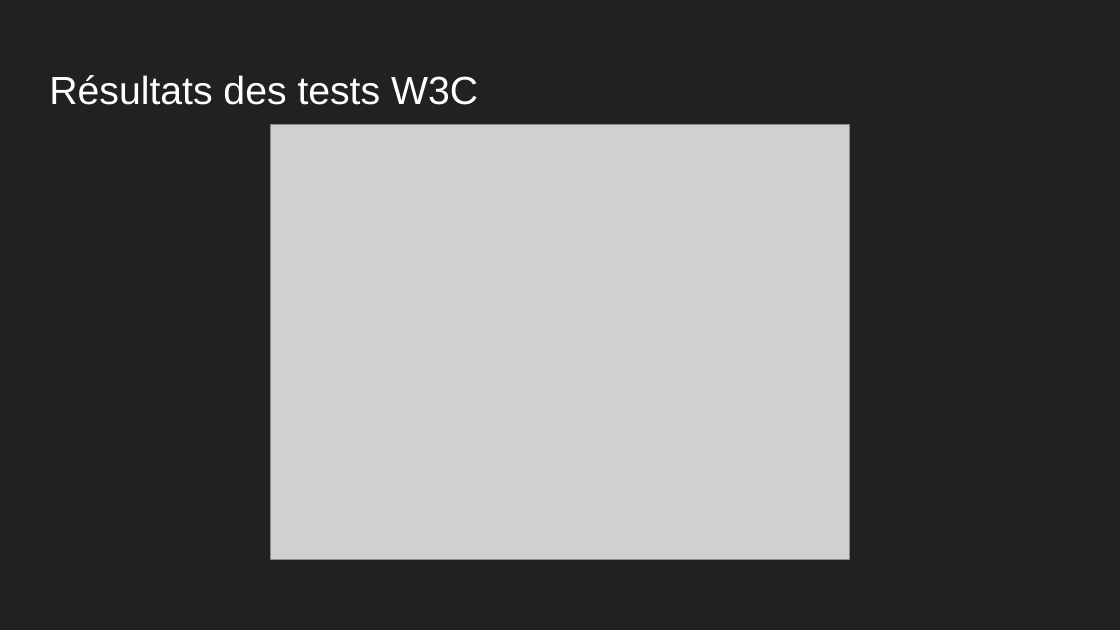
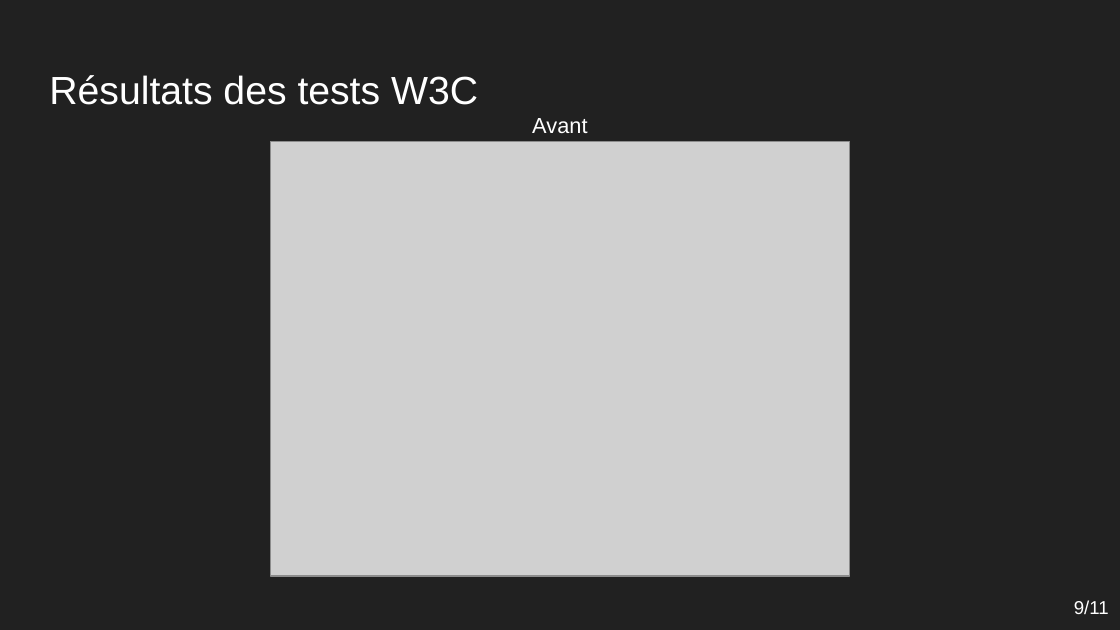
Before and after one commit to ThibaultP7/ThibaultParodi_4_17012021, a slide deck: slide 9 of ressources/analyse/rapport/Support Projet 4 SEO.pptx (slide 6 before the commit). Drawn at 1120x630 pixels with LibreOffice and Linux fonts; fonts in the diff are those of the drawing; grey boxes stand for pictures. Boxes give left, top, right and bottom in pixels: in the first picture for what was removed or moved away, otherwise in the second. Text is boxed around its words. In the diff, an @@ line names an element or a change of style, - is before the commit and + after.

```diff
--- a/ressources/analyse/rapport/Support Projet 4 SEO.pptx
+++ b/ressources/analyse/rapport/Support Projet 4 SEO.pptx
@@ text added at (x1=532, y1=118, x2=587, y2=133), 14 pt, text #FFFFFF @@
+Avant
@@ picture moved from (x1=271, y1=124, x2=850, y2=559) to (x1=271, y1=141, x2=850, y2=576) @@
@@ text added at (x1=1074, y1=600, x2=1109, y2=614), 12 pt, text #FFFFFF @@
+9/11
```
Also in this commit, not shown: 8 other slides changed, 2 slides added, 3 slides removed, 11 other files.
